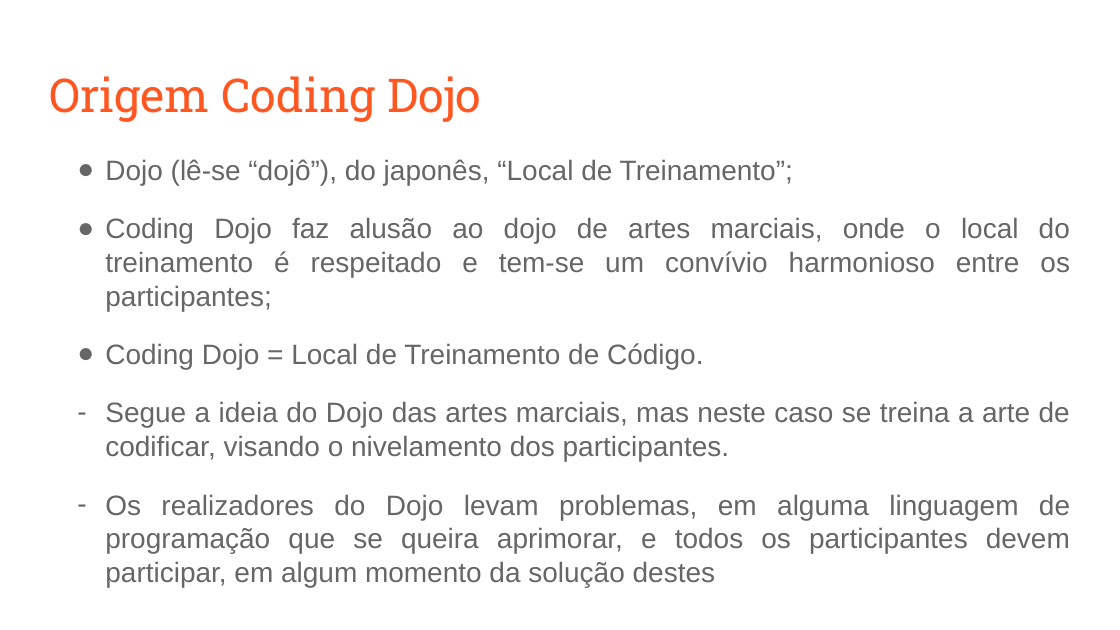
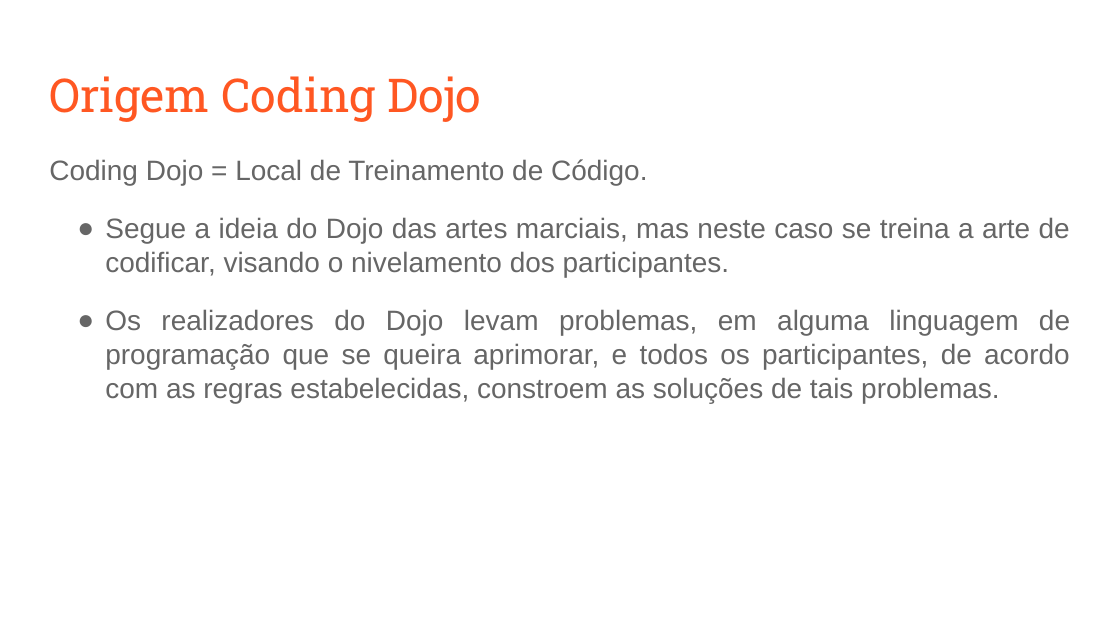
Before and after one commit to fga-eps-mds/A-Disciplina-MDS-EPS, a slide deck: slide 3 of MDS_Material/Coding_Dojo/Coding Dojo.odp (slide 2 before the commit). Drawn at 1120x630 pixels with LibreOffice and Linux fonts; fonts in the diff are those of the drawing. Boxes give left, top, right and bottom in pixels: in the first picture for what was removed or moved away, otherwise in the second. Text is boxed around its words. In the diff, an @@ line names an element or a change of style, - is before the commit and + after.

Commit message:
Refatorando apresentacao de coding dojo

```diff
--- a/MDS_Material/Coding_Dojo/Coding Dojo.odp
+++ b/MDS_Material/Coding_Dojo/Coding Dojo.odp
@@ text at [49, 159, 1070, 277]: bullet ● to none; bullet - to ● @@
@@ text at [105, 159, 1070, 311]: paragraphs removed @@
-● Dojo (lê-se “dojô”), do japonês, “Local de Treinamento”;
-● Coding Dojo faz alusão ao dojo de artes marciais, onde o local do treinamento é respeitado e tem-se um convívio harmonioso entre os participantes;
@@ text at [105, 309, 1070, 403]: text changed @@
-– Os realizadores do Dojo levam problemas, em alguma linguagem de programação que se queira aprimorar, e todos os participantes devem participar, em algum momento da solução destes
+● Os realizadores do Dojo levam problemas, em alguma linguagem de programação que se queira aprimorar, e todos os participantes, de acordo com as regras estabelecidas, constroem as soluções de tais problemas.
```
Also in this commit, not shown: 11 other slides changed, 9 slides added, 1 slide removed.
